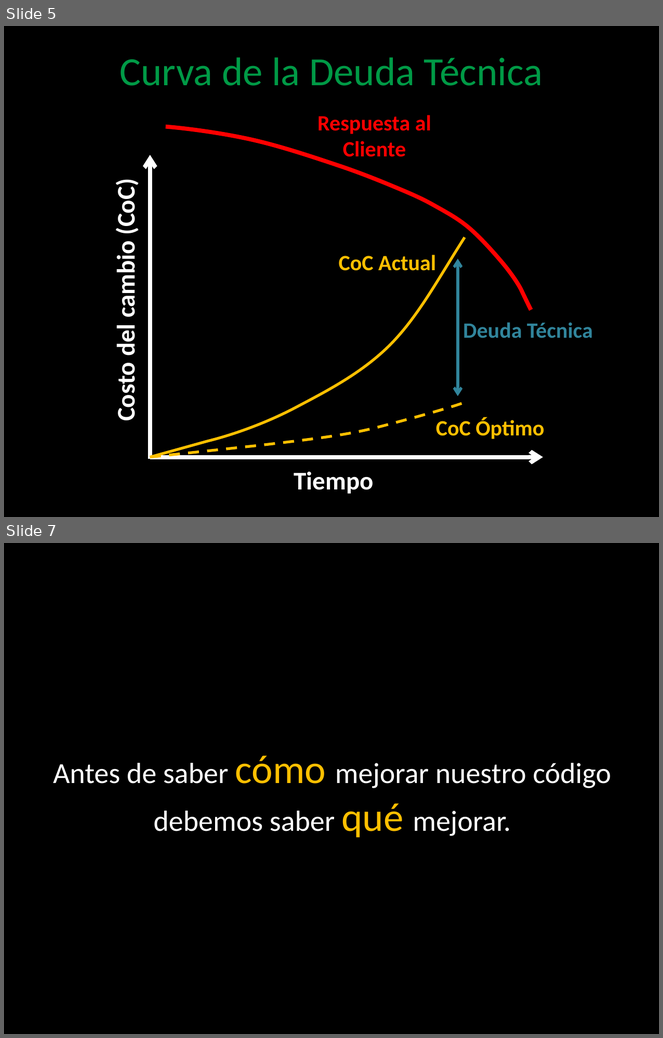
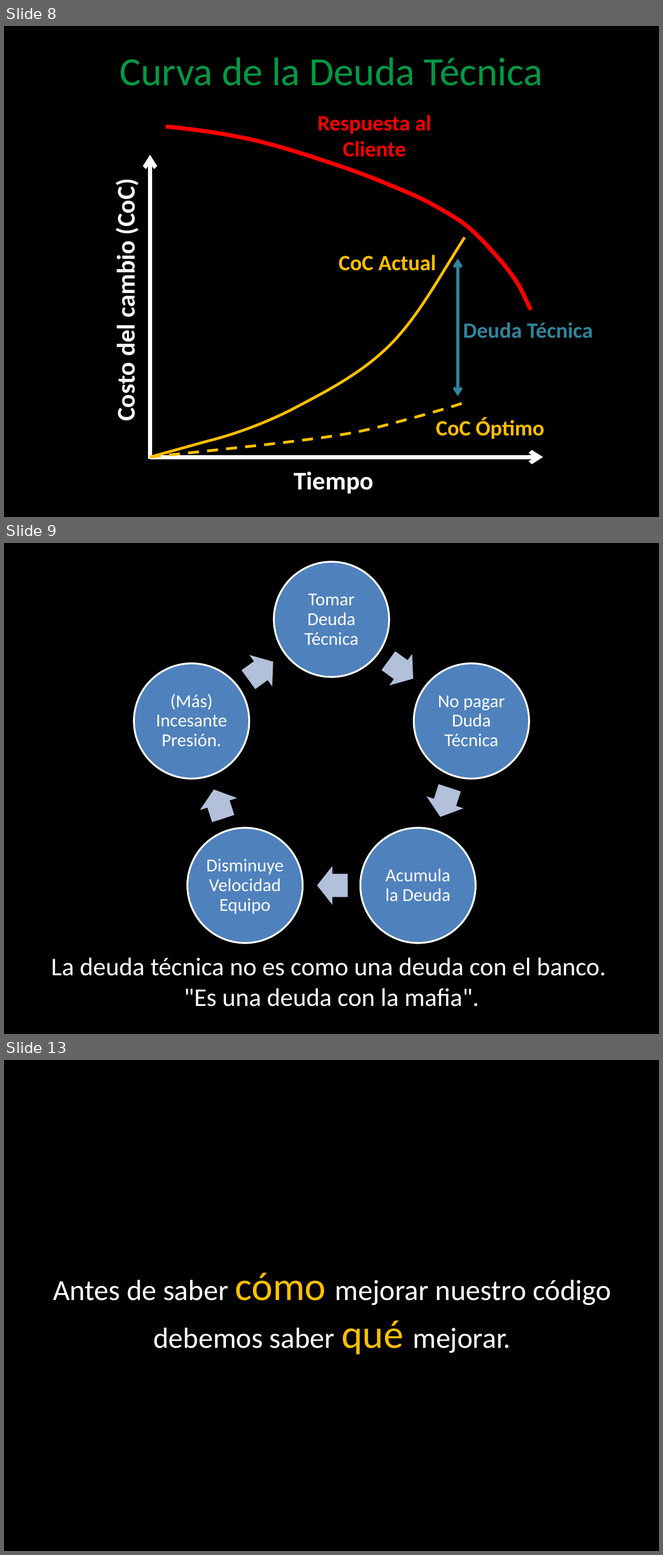
Before and after one commit to angelnunezsalazar/Code-Smells-and-Refactoring, a slide deck: Diapositivas/Code Smells and Refactoring.pptx. Shown one above the other, each under a label of ours: slides 5 and 7 before the commit, slides 8, 9 and 13 after it; the slides between them are not shown. The pictures are 663x1038 and 663x1555 pixels, drawn with LibreOffice and Linux fonts; fonts in the diff are those of the drawing; background and template pictures are left out. Boxes give left, top, right and bottom in pixels: in the first picture for what was removed or moved away, otherwise in the second. Text is boxed around its words. In the diff, an @@ line names an element or a change of style, - is before the commit and + after.

```diff
--- a/Diapositivas/Code Smells and Refactoring.pptx
+++ b/Diapositivas/Code Smells and Refactoring.pptx
@@ slide 9 added at (4, 543, 659, 1034), background picture (left out) @@
@@ group added at (133, 562, 530, 943): 5 ellipses, 5 texts, 5 right arrows @@
+Tomar Deuda Técnica
+No pagar Duda Técnica
+Acumula la Deuda
+Disminuye Velocidad Equipo
+(Más)
+Incesante Presión.
@@ title added at (51, 958, 606, 1007), 28 pt, text #FFFFFF @@
+La deuda técnica no es como una deuda con el banco.
+"Es una deuda con la mafia".
@@ what was slide 5 is now slide 8 @@
@@ what was slide 7 is now slide 13 @@
```
Also in this commit, not shown: 11 slides changed, 20 other slides added, 3 slides removed, 15 other files.
